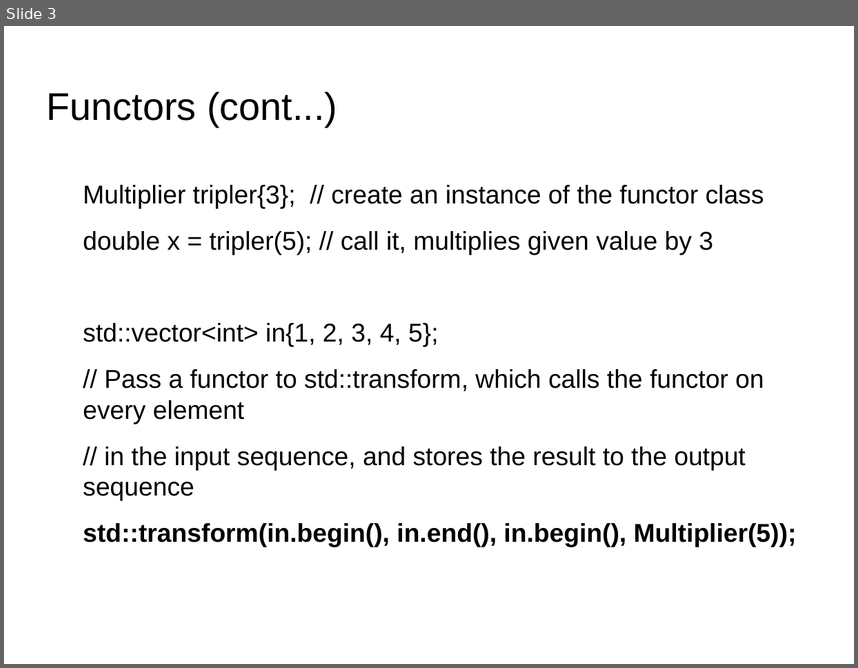
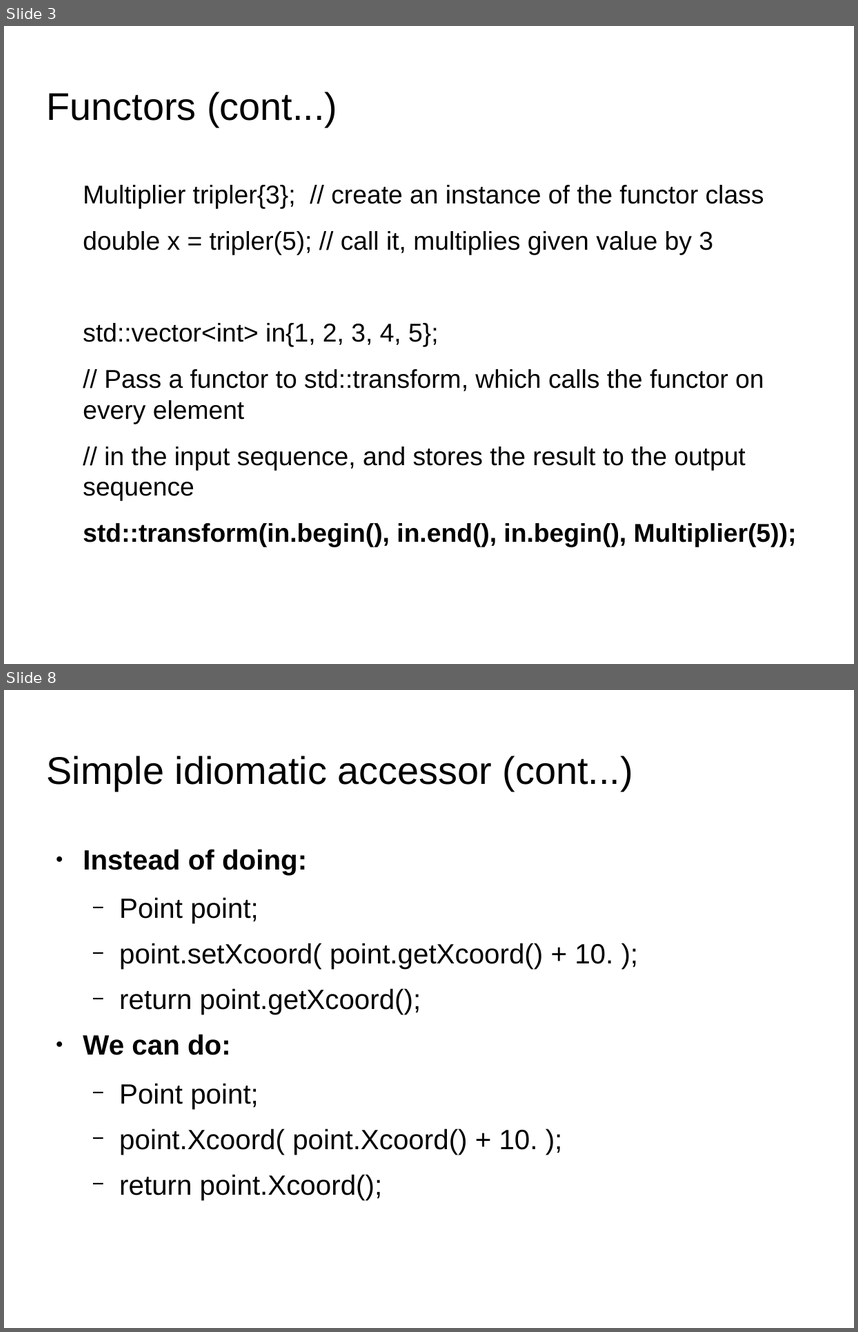
Before and after one commit to kks32/cpp-software-development, a slide deck: Ex15_Functors/Ex15_Functors.odp. Shown one above the other, each under a label of ours: slide 3 before the commit, slides 3 and 8 after it; the slides between them are not shown. The pictures are 858x668 and 858x1332 pixels, drawn with LibreOffice and Linux fonts; fonts in the diff are those of the drawing; background and template pictures are left out. Boxes give left, top, right and bottom in pixels: in the first picture for what was removed or moved away, otherwise in the second. Text is boxed around its words. In the diff, an @@ line names an element or a change of style, - is before the commit and + after.

Commit message:
Templatised accessor

```diff
--- a/Ex15_Functors/Ex15_Functors.odp
+++ b/Ex15_Functors/Ex15_Functors.odp
@@ slide 8 added at (4, 690, 854, 1328), background picture (left out) @@
@@ title added at (47, 756, 633, 791), 36 pt, text #000000 @@
+Simple idiomatic accessor (cont...)
@@ text added at (83, 849, 613, 1200), 26 pt, text #000000 @@
+● Instead of doing:
+  − Point point;
+  − point.setXcoord( point.getXcoord() + 10. );
+  − return point.getXcoord();
+● We can do:
+  − Point point;
+  − point.Xcoord( point.Xcoord() + 10. );
+  − return point.Xcoord();
```
Also in this commit, not shown: 8 other slides added, 2 other files.
